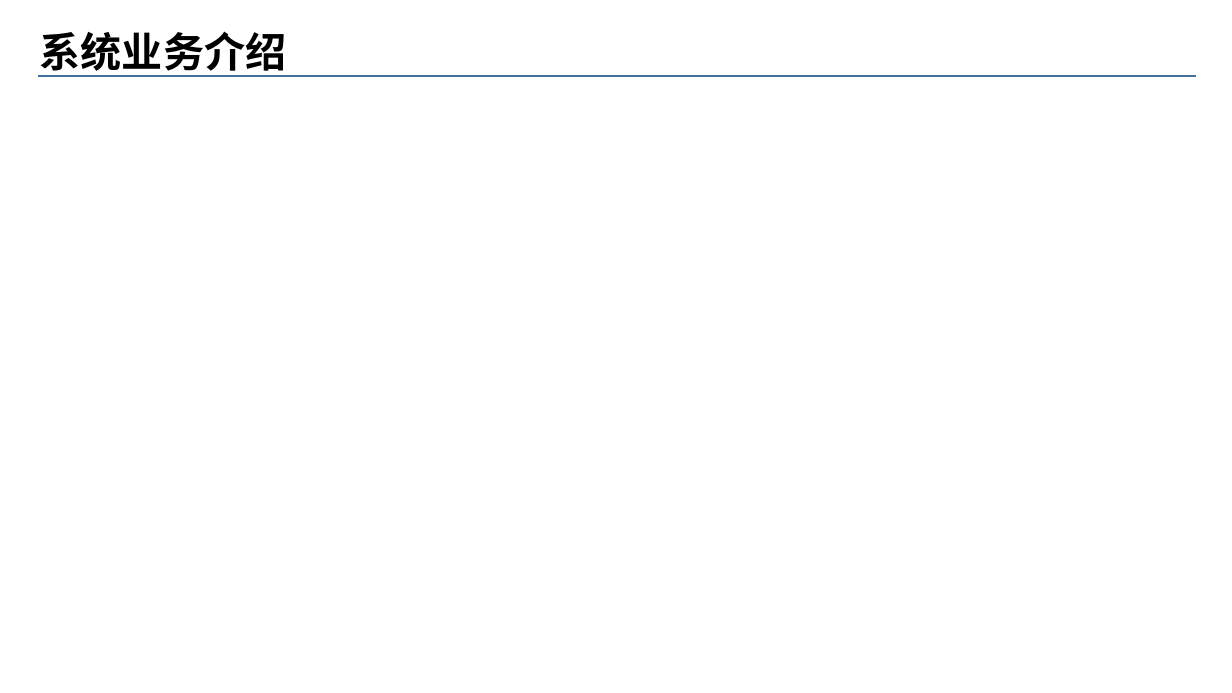
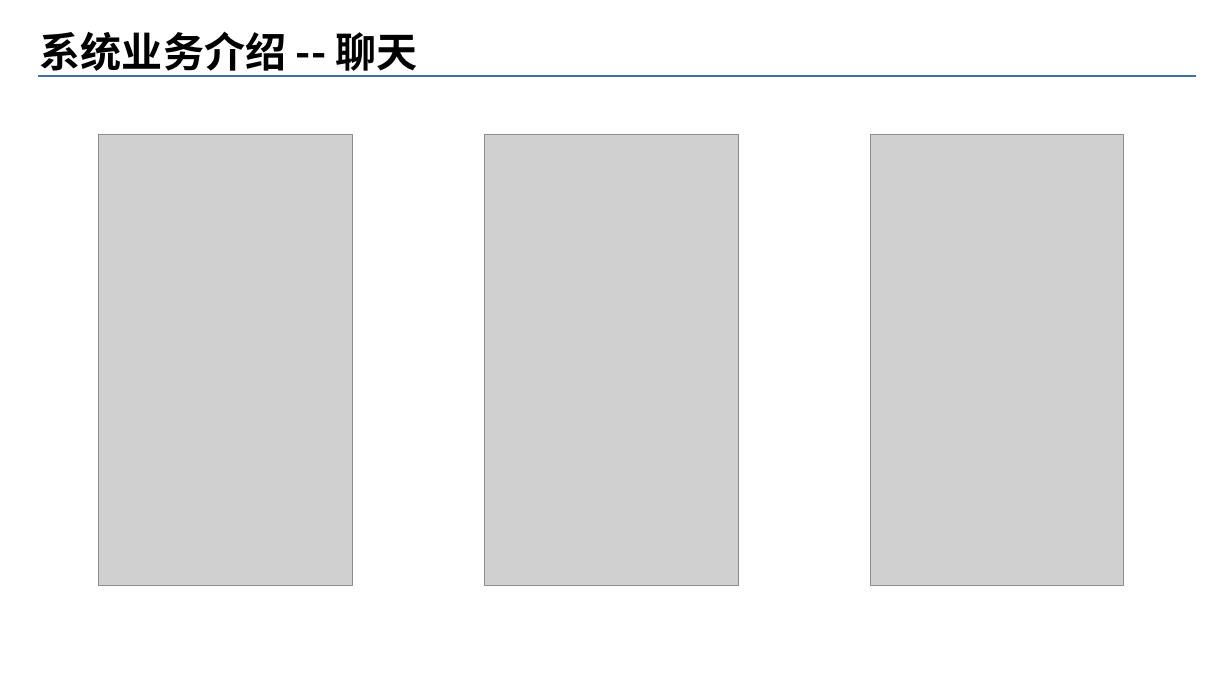
Before and after one commit to strivellj/ttt, a slide deck: slide 8 of 转正答辩/新员工转正答辩-名字.ppt (slide 6 before the commit). Drawn at 1232x693 pixels with LibreOffice and Linux fonts; fonts in the diff are those of the drawing; grey boxes stand for pictures; background and template pictures are left out. Boxes give left, top, right and bottom in pixels: in the first picture for what was removed or moved away, otherwise in the second. Text is boxed around its words. In the diff, an @@ line names an element or a change of style, - is before the commit and + after.

```diff
--- a/转正答辩/新员工转正答辩-名字.ppt
+++ b/转正答辩/新员工转正答辩-名字.ppt
@@ text at [40,31,418,77]: text changed @@
-系统业务介绍
+系统业务介绍 -- 聊天
@@ picture added at [99,135,352,586] @@
@@ picture added at [484,135,737,586] @@
@@ picture added at [870,135,1123,586] @@
```
Also in this commit, not shown: 5 other slides changed, 3 slides added, 19 other files.
